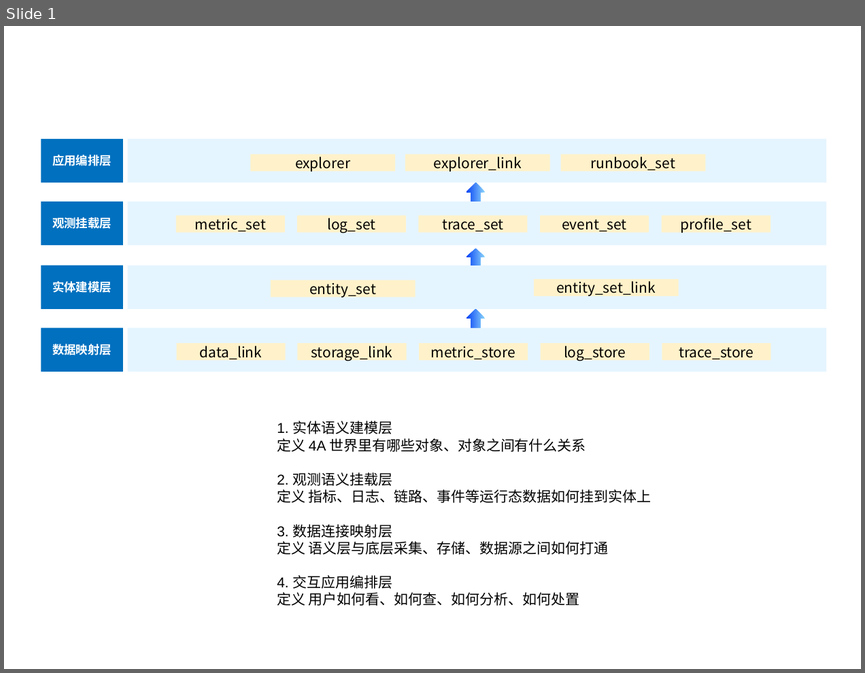
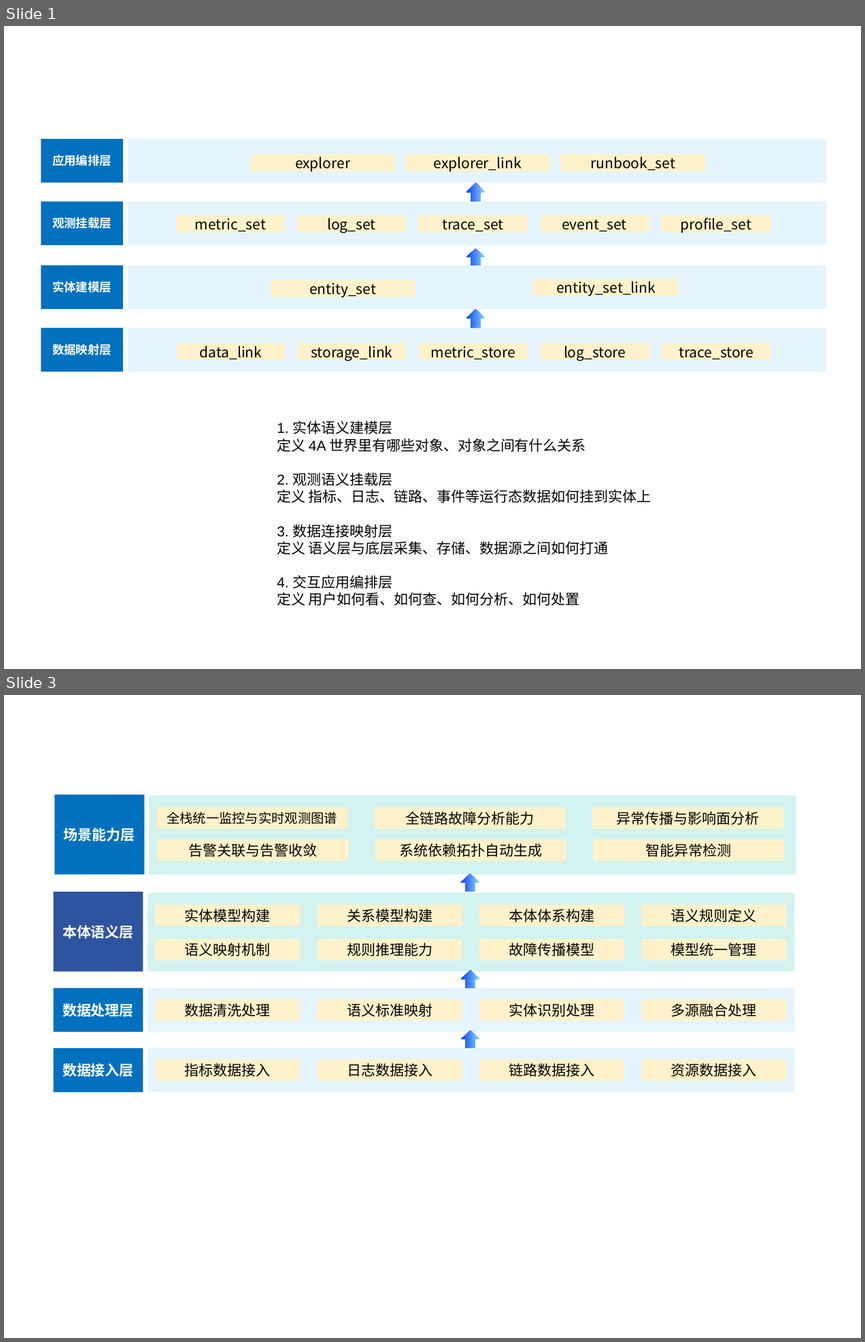
Before and after one commit to lichaoaaron/MModel, a slide deck: 架构/数据架构图.pptx. Shown one above the other, each under a label of ours: slide 1 before the commit, slides 1 and 3 after it; the slides between them are not shown. The pictures are 865x673 and 865x1342 pixels, drawn with LibreOffice and Linux fonts; fonts in the diff are those of the drawing. Boxes give left, top, right and bottom in pixels: in the first picture for what was removed or moved away, otherwise in the second. Text is boxed around its words. In the diff, an @@ line names an element or a change of style, - is before the commit and + after.

```diff
--- a/架构/数据架构图.pptx
+++ b/架构/数据架构图.pptx
@@ slide 3 added at <box>4,695,861,1338</box>, background #FFFFFF @@
@@ group added at <box>54,794,796,1091</box>: 30 rectangles, 3 left arrows @@
+数据处理层
+本体语义层
+数据清洗处理
+语义标准映射
+实体识别处理
+多源融合处理
+数据接入层
+指标数据接入
+日志数据接入
+链路数据接入
+资源数据接入
+语义映射机制
+规则推理能力
+故障传播模型
+模型统一管理
+实体模型构建
+关系模型构建
+本体体系构建
+语义规则定义
+场景能力层
+全栈统一监控与实时观测图谱
+告警关联与告警收敛
+全链路故障分析能力
+系统依赖拓扑自动生成
+异常传播与影响面分析
+智能异常检测
```
Also in this commit, not shown: 6 other slides added, 17 other files.
